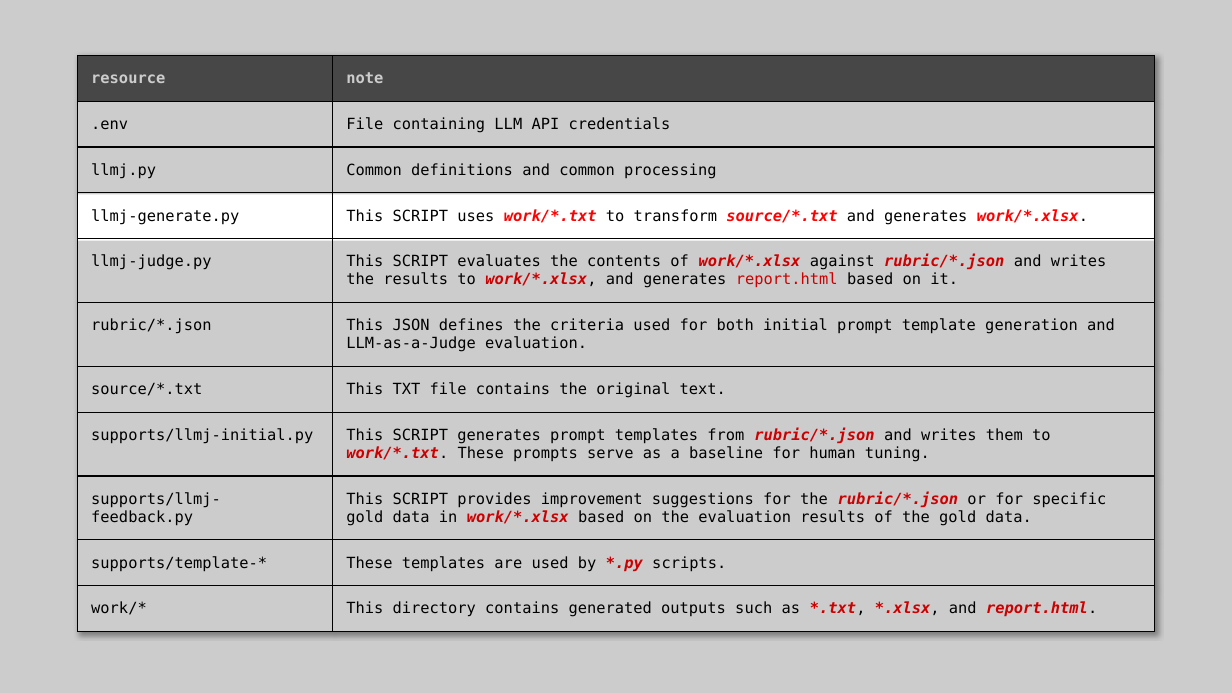
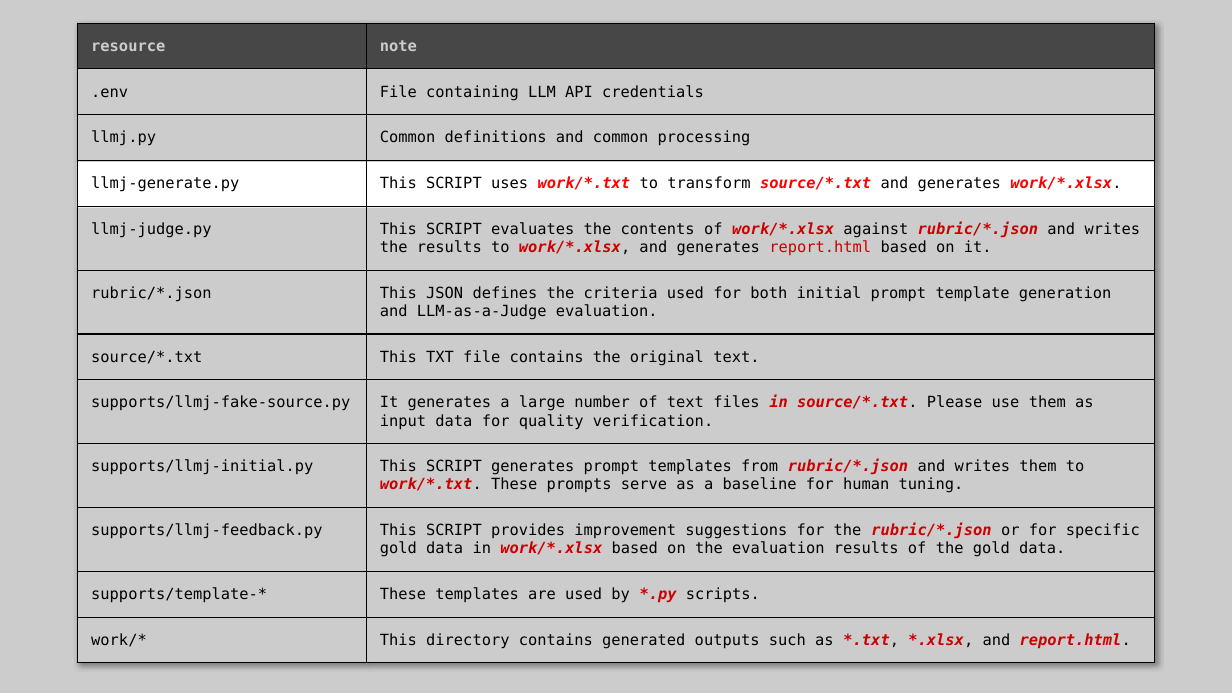
Before and after one commit to nakayama-kazuki/202x, a slide deck: slide 12 of tools/llm-as-a-judge/readme.pptx. Drawn at 1232x693 pixels with LibreOffice and Linux fonts; fonts in the diff are those of the drawing. Boxes give left, top, right and bottom in pixels: in the first picture for what was removed or moved away, otherwise in the second. Text is boxed around its words. In the diff, an @@ line names an element or a change of style, - is before the commit and + after.

Commit message:
fixed

```diff
--- a/tools/llm-as-a-judge/readme.pptx
+++ b/tools/llm-as-a-judge/readme.pptx
@@ freeform shape at (x1=0, y1=0, x2=1232, y2=693): outline redrawn @@
@@ table at (x1=78, y1=23, x2=1154, y2=670) @@
+row 8: supports/llmj-fake-source.py | It generates a large number of text files in source/*.txt. Please use them as input data for quality verification.
@@ table resized from (x1=78, y1=55, x2=1155, y2=638) to (x1=78, y1=23, x2=1154, y2=670) @@
```
Also in this commit, not shown: 4 other slides changed, 1 slide added, 1 slide removed.
